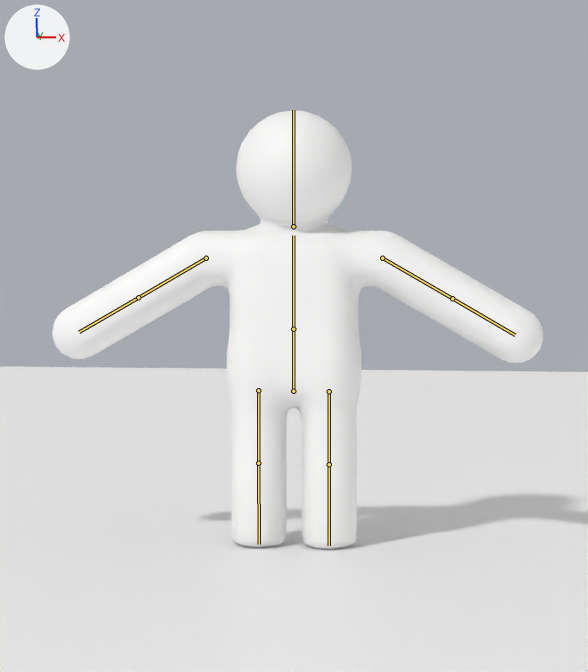
The Blender file blender/character.blend as it was, and as the next commit left it.
Before and after are seen from the file's camera 'Camera'. Lighting does not change. The marker at upper left points along +X, +Y and +Z. The older version comes first. The bones that change, and the others that lie on the model, are drawn over the model as lines.

In view in the first picture: 'Character', 'Ground'.
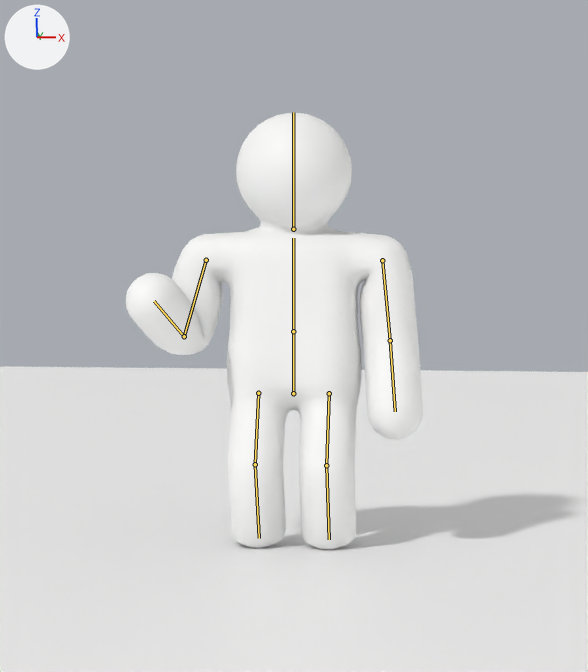
The newer file adds an action. The first version stands in its rest pose; the second is drawn at frame 0 of the action 'HoldTrident'.

Where the change shows, as pixel boxes [x1, y1, x2, y2] in the pictures (588 x 672 px):
'Character', posed (39% narrower)
    before: [52, 111, 543, 549]
    after: [126, 113, 423, 550]
bone 'hips', root to tip
    before: (293, 391) to (293, 329)
    after: (293, 393) to (293, 331)
bone 'upper_arm.R', root to tip
    before: (206, 258) to (138, 297)
    after: (206, 260) to (184, 336)
bone 'forearm.R', root to tip
    before: (138, 297) to (79, 332)
    after: (184, 336) to (154, 301)
bone 'upper_arm.L', root to tip
    before: (382, 258) to (452, 298)
    after: (382, 260) to (390, 340)
bone 'forearm.L', root to tip
    before: (452, 298) to (515, 335)
    after: (390, 340) to (395, 411)
bone 'thigh.R', root to tip
    before: (258, 390) to (258, 463)
    after: (258, 393) to (255, 464)
bone 'shin.R', root to tip
    before: (258, 463) to (259, 544)
    after: (255, 464) to (259, 538)
bone 'thigh.L', root to tip
    before: (329, 391) to (329, 464)
    after: (329, 393) to (326, 465)
bone 'shin.L', root to tip
    before: (329, 464) to (329, 545)
    after: (326, 465) to (329, 539)

Diff of the bpy script that builds the scene:
```diff
--- a/blender/character.blend.py
+++ b/blender/character.blend.py
@@ bone_hips @@
 bone_hips = bpy.data.objects['CharacterRig'].pose.bones['hips']  # child of 'root'
-bone_hips.location = (0.0, 0.0, 0.0)
+bone_hips.location = (0.0, -0.01, 0.0)
@@ bone_upper_arm_r @@
 bone_upper_arm_r = bpy.data.objects['CharacterRig'].pose.bones['upper_arm.R']  # child of 'spine'
-bone_upper_arm_r.rotation_quaternion = (1.0, 0.0, 0.0, 0.0)  # degrees (0, 0, 0)
+bone_upper_arm_r.rotation_quaternion = (0.921, 0.084, 0.0, 0.38)  # degrees (9, -4, 45)
@@ bone_forearm_r @@
 bone_forearm_r = bpy.data.objects['CharacterRig'].pose.bones['forearm.R']  # child of 'upper_arm.R'
-bone_forearm_r.rotation_quaternion = (1.0, 0.0, 0.0, 0.0)  # degrees (0, 0, 0)
+bone_forearm_r.rotation_quaternion = (0.584, 0.715, 0.0, -0.384)  # degrees (92, 33, -32)
@@ bone_upper_arm_l @@
 bone_upper_arm_l = bpy.data.objects['CharacterRig'].pose.bones['upper_arm.L']  # child of 'spine'
-bone_upper_arm_l.rotation_quaternion = (1.0, 0.0, 0.0, 0.0)  # degrees (0, 0, 0)
+bone_upper_arm_l.rotation_quaternion = (0.889, 0.0, 0.0, -0.459)  # degrees (0, 0, -55)
@@ bone_forearm_l @@
 bone_forearm_l = bpy.data.objects['CharacterRig'].pose.bones['forearm.L']  # child of 'upper_arm.L'
-bone_forearm_l.rotation_quaternion = (1.0, 0.0, 0.0, 0.0)  # degrees (0, 0, 0)
+bone_forearm_l.rotation_quaternion = (0.993, 0.119, 0.0, -0.003)  # degrees (14, 0, 0)
@@ bone_thigh_r @@
 bone_thigh_r = bpy.data.objects['CharacterRig'].pose.bones['thigh.R']  # child of 'hips'
-bone_thigh_r.rotation_quaternion = (1.0, 0.0, 0.0, 0.0)  # degrees (0, 0, 0)
+bone_thigh_r.rotation_quaternion = (0.985, 0.174, 0.0, 0.0)  # degrees (20, 0, 0)
@@ bone_shin_r @@
 bone_shin_r = bpy.data.objects['CharacterRig'].pose.bones['shin.R']  # child of 'thigh.R'
-bone_shin_r.rotation_quaternion = (1.0, 0.0, 0.0, 0.0)  # degrees (0, 0, 0)
+bone_shin_r.rotation_quaternion = (0.946, -0.324, 0.0, 0.0)  # degrees (-38, 0, 0)
@@ bone_thigh_l @@
 bone_thigh_l = bpy.data.objects['CharacterRig'].pose.bones['thigh.L']  # child of 'hips'
-bone_thigh_l.rotation_quaternion = (1.0, 0.0, 0.0, 0.0)  # degrees (0, 0, 0)
+bone_thigh_l.rotation_quaternion = (0.985, 0.174, 0.0, 0.0)  # degrees (20, 0, 0)
@@ bone_shin_l @@
 bone_shin_l = bpy.data.objects['CharacterRig'].pose.bones['shin.L']  # child of 'thigh.L'
-bone_shin_l.rotation_quaternion = (1.0, 0.0, 0.0, 0.0)  # degrees (0, 0, 0)
+bone_shin_l.rotation_quaternion = (0.946, -0.324, 0.0, 0.0)  # degrees (-38, 0, 0)
```
